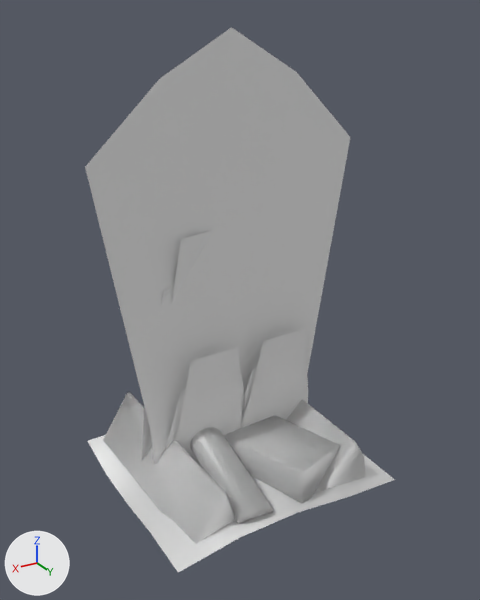
The glTF model apps/world-studio/public/kits/interior-farmhouse-v1/parts/vanilla_clutter_woodfires_fireplacewood01burning-6cd10783.glb as it was, and as the next commit left it.
Rendered twice from a 50 mm lens placed at (1.81, 3.1, 2.6), pointed at (-0.01, 0.06, 1.08). Every picture has the same lights, and +X, +Y and +Z are marked at lower left. The older version comes first. Materials are left out; every surface is plain grey. Where no turn or scale is listed for an object, it has been applied to the vertices.

In view in the first picture: 'es|Ash', 'es|Flames:0', 'es|Flames:1', 'es|Glow', 'es|Plane03:0', 'es|Wood'.
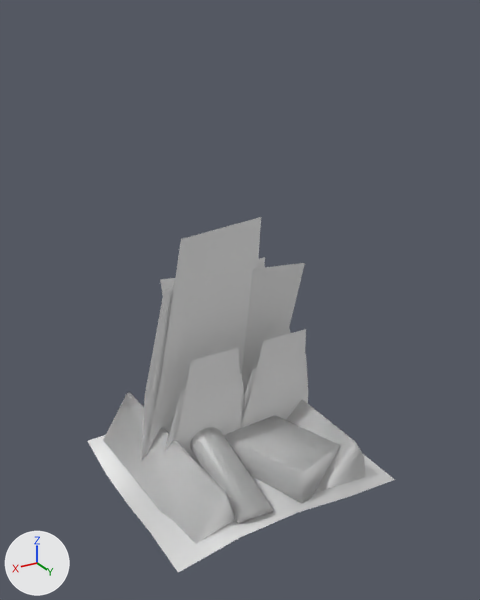
Pixel boxes [x1, y1, x2, y2] of what changed, in the pictures (480 x 600 px):
'es|Plane03:0', deleted
    before: [85, 27, 350, 464]
'es|Flames:0', unchanged, uncovered by the edit
    before: [141, 230, 213, 461]
    after: [141, 217, 305, 461]

Patch to the scene script:
```diff
--- a/apps/world-studio/public/kits/interior-farmhouse-v1/parts/vanilla_clutter_woodfires_fireplacewood01burning-6cd10783.glb.py
+++ b/apps/world-studio/public/kits/interior-farmhouse-v1/parts/vanilla_clutter_woodfires_fireplacewood01burning-6cd10783.glb.py
@@ ob_es_plane03_0 @@
-ob_es_plane03_0 = bpy.data.objects.new('es|Plane03:0', me_mesh_4)
-ob_es_plane03_0.location = (0.0, 0.0, 0.0)
```
